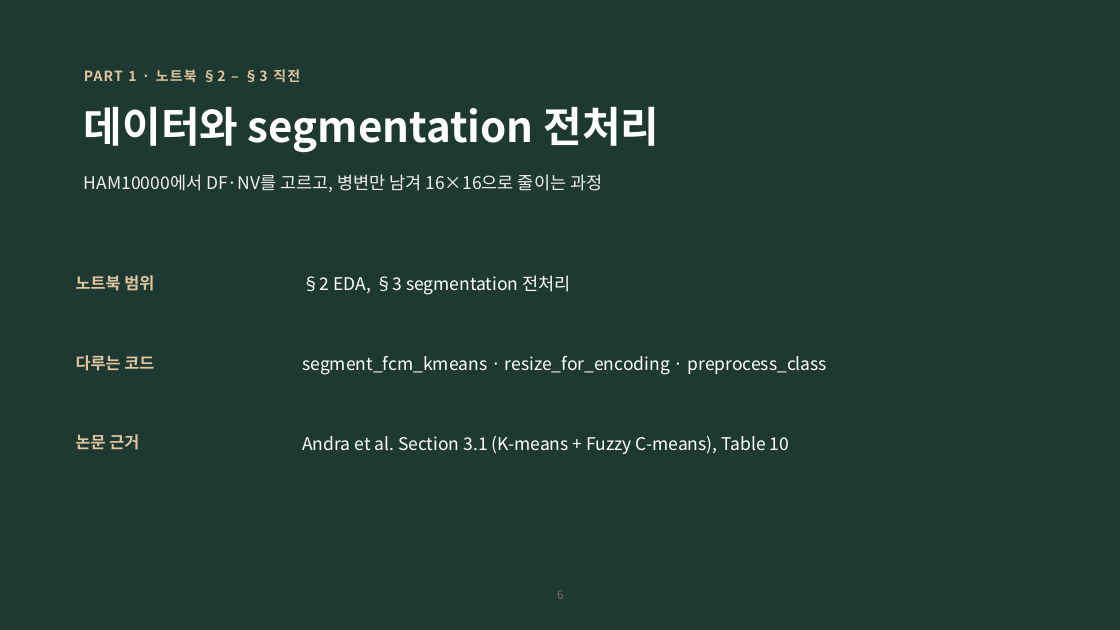
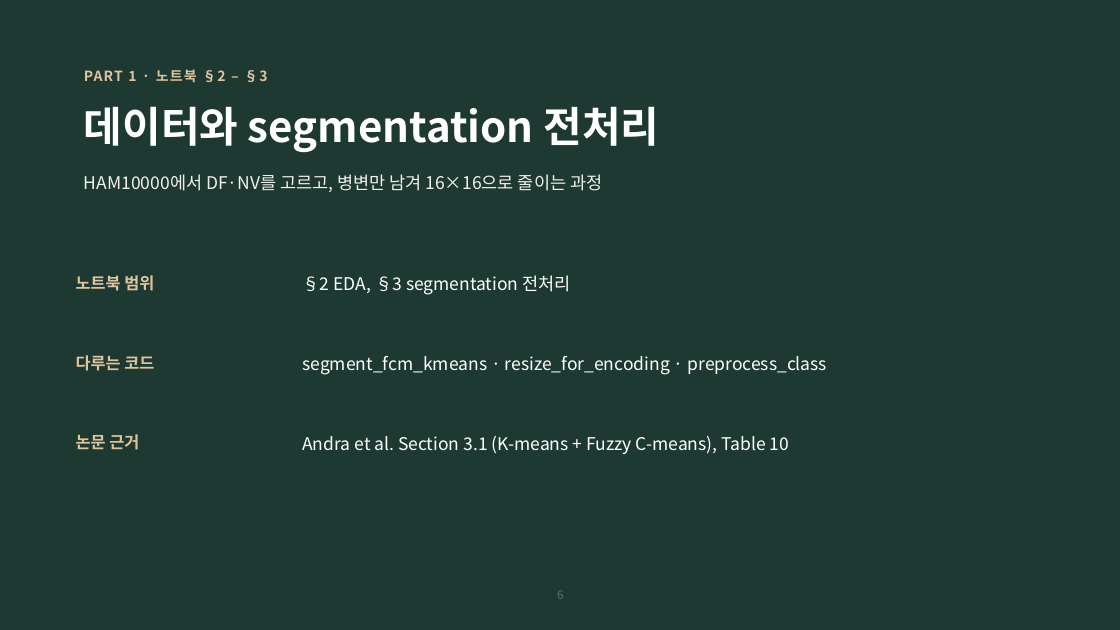
Before and after one commit to hyunhp/skin_disease_qml, a slide deck: slide 6 of practice/day2_slides/day2_practice_slides.pptx. Drawn at 1120x630 pixels with LibreOffice and Linux fonts; fonts in the diff are those of the drawing. Boxes give left, top, right and bottom in pixels: in the first picture for what was removed or moved away, otherwise in the second. Text is boxed around its words. In the diff, an @@ line names an element or a change of style, - is before the commit and + after.

```diff
--- a/practice/day2_slides/day2_practice_slides.pptx
+++ b/practice/day2_slides/day2_practice_slides.pptx
@@ text at [84, 69, 267, 83]: text changed @@
-PART 1 · 노트북 §2 – §3 직전
+PART 1 · 노트북 §2 – §3
```
Also in this commit, not shown: 7 other slides changed, 1 slide added, 2 slides removed, 10 other files.
